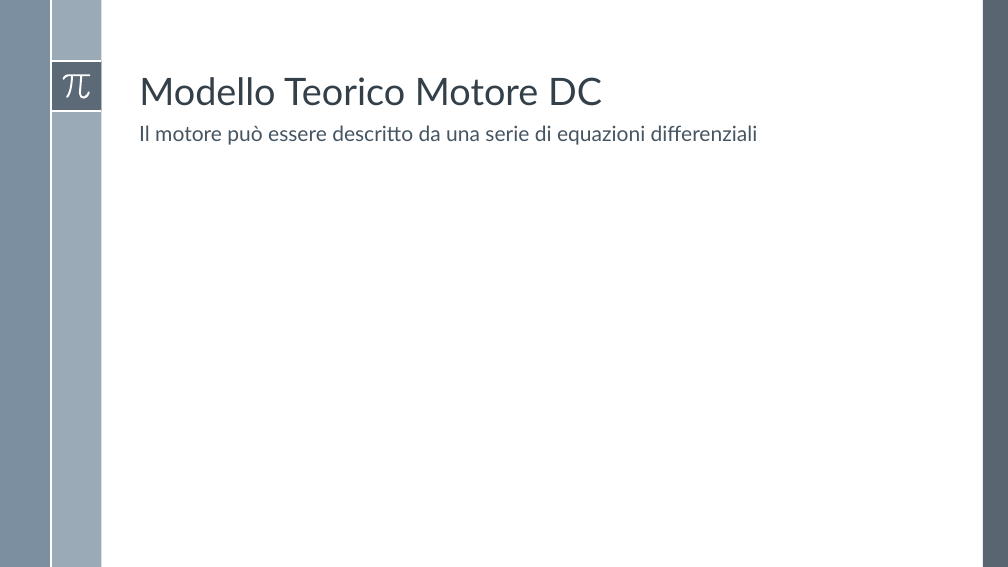
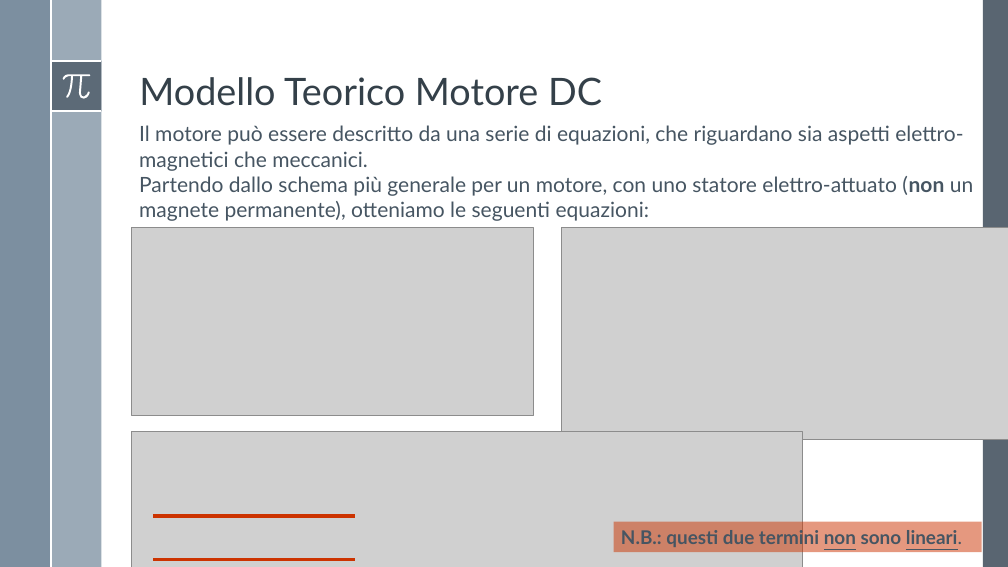
Before and after one commit to Alfystar/mv-Project, a slide deck: slide 4 of 00_Relazione/Modello e identificazione di un motore DC/Modello e identificazione di un motore DC.pptx. Drawn at 1008x567 pixels with LibreOffice and Linux fonts; fonts in the diff are those of the drawing; grey boxes stand for pictures. Boxes give left, top, right and bottom in pixels: in the first picture for what was removed or moved away, otherwise in the second. Text is boxed around its words. In the diff, an @@ line names an element or a change of style, - is before the commit and + after.

```diff
--- a/00_Relazione/Modello e identificazione di un motore DC/Modello e identificazione di un motore DC.pptx
+++ b/00_Relazione/Modello e identificazione di un motore DC/Modello e identificazione di un motore DC.pptx
@@ text at (x1=139, y1=125, x2=973, y2=221): text changed @@
-Il motore può essere descritto da una serie di equazioni differenziali
+Il motore può essere descritto da una serie di equazioni, che riguardano sia aspetti elettro-magnetici che meccanici.
+Partendo dallo schema più generale per un motore, con uno statore elettro-attuato (non un magnete permanente), otteniamo le seguenti equazioni:
@@ picture added at (x1=132, y1=228, x2=533, y2=415) @@
@@ picture added at (x1=562, y1=228, x2=1008, y2=439) @@
@@ picture added at (x1=132, y1=432, x2=802, y2=567) @@
@@ line added from (154, 516) to (355, 516), #CC3300 3 pt @@
@@ rectangle added at (x1=614, y1=522, x2=982, y2=552), fill #CC3300 at 50% opacity, 18 pt, text #465562, bold @@
+N.B.: questi due termini non sono lineari.
@@ line added from (154, 560) to (355, 560), #CC3300 3 pt @@
```
Also in this commit, not shown: 2 other slides changed, 1 slide added, 26 other files.
